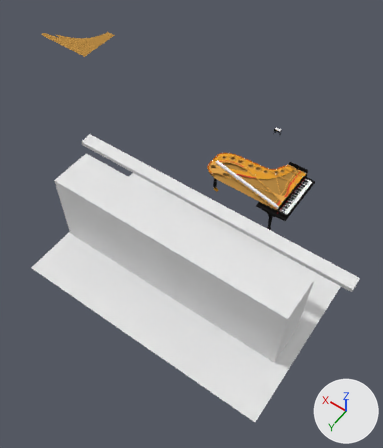
An edit to the Blender file piano3.blend, drawn before and after from the same camera.
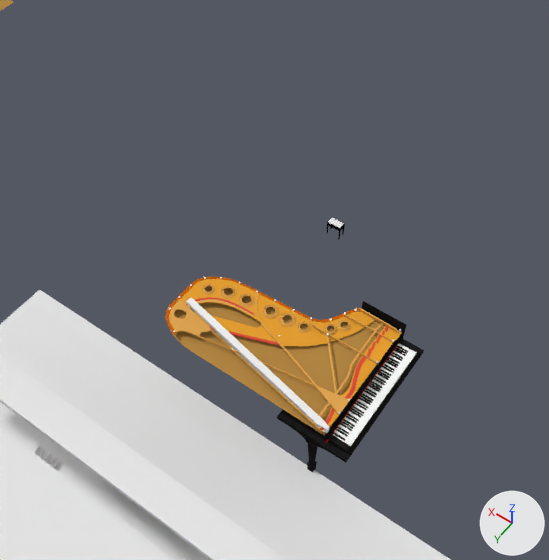
Each version is shown whole from a 50 mm camera at (-30.0, 39.4, 73.2) aimed at (9.8, -16.3, -14.3), then close up from a 50 mm camera at (-19.7, 6.6, 51.6) aimed at (-0.3, -20.6, 8.9). The axes (+X, +Y, +Z) are drawn at lower right. The lights are the same throughout.

The first close-up shows 'floor', 'piano insides', 'piano insides.001', 'piano insides.002', 'piano insides.005', 'piano insides.006', 'piano insides.007', 'piano to leg', 'string', 'top bar', 'walls'.
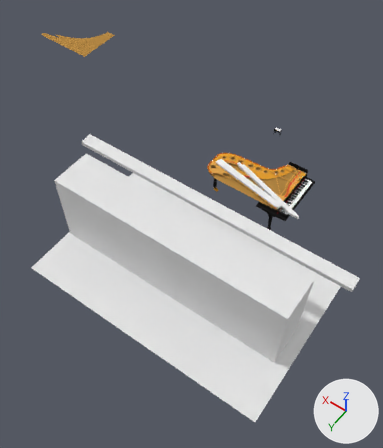
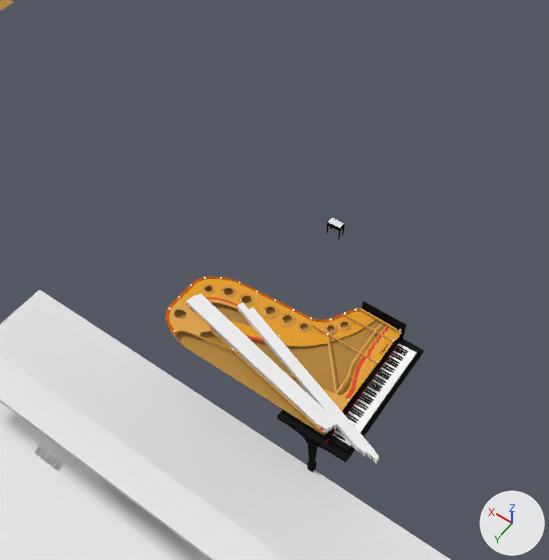
Diff of the bpy script that builds the scene:
```diff
--- a/piano3.blend.py
+++ b/piano3.blend.py
@@ me_vert_003 @@
+me_vert_003.from_pydata(...)  # 16 vertices, 0 faces, 12 loose edges; spans x -13.43..0.34, y -0.15..2.81, z 0.0..0.02
+me_vert_003.materials.append(mat_white_board)  # white #f0f0f0
@@ ob_string_001 @@
+ob_string_001 = bpy.data.objects.new('string.001', me_vert_003)
+ob_string_001.location = (4.31, -17.04, 6.46)
+ob_string_001.rotation_euler = (0.0, -0.00595, -0.00469)  # degrees (0, -0.3, -0.3)
+_m = ob_string_001.modifiers.new('Skin', 'SKIN')
@@ ob_string_002 @@
+ob_string_002 = bpy.data.objects.new('string.002', me_vert_003.copy())
+ob_string_002.location = (4.13, -17.36, 6.46)
+ob_string_002.rotation_euler = (0.0, -0.00595, -0.00921)  # degrees (0, -0.3, -0.5)
+_m = ob_string_002.modifiers.new('Skin', 'SKIN')
@@ ob_string_003 @@
+ob_string_003 = bpy.data.objects.new('string.003', me_vert_003.copy())
+ob_string_003.location = (0.25, -18.55, 6.46)
+ob_string_003.rotation_euler = (0.0, -0.00595, -0.134)  # degrees (0, -0.3, -7.7)
+_m = ob_string_003.modifiers.new('Skin', 'SKIN')
@@ ob_string_004 @@
+ob_string_004 = bpy.data.objects.new('string.004', me_vert_003.copy())
+ob_string_004.location = (1.11, -18.48, 6.46)
+ob_string_004.rotation_euler = (0.0, -0.00595, -0.13)  # degrees (0, -0.3, -7.4)
+_m = ob_string_004.modifiers.new('Skin', 'SKIN')
```

Changed parts and their boxes [x1, y1, x2, y2] in the close-ups (549 x 560 px):
'string.003', added: after [247, 307, 379, 463]
'string.004', added: after [237, 303, 366, 456]
'string.002', added: after [195, 293, 337, 429]
'string.001', added: after [190, 295, 333, 431]
